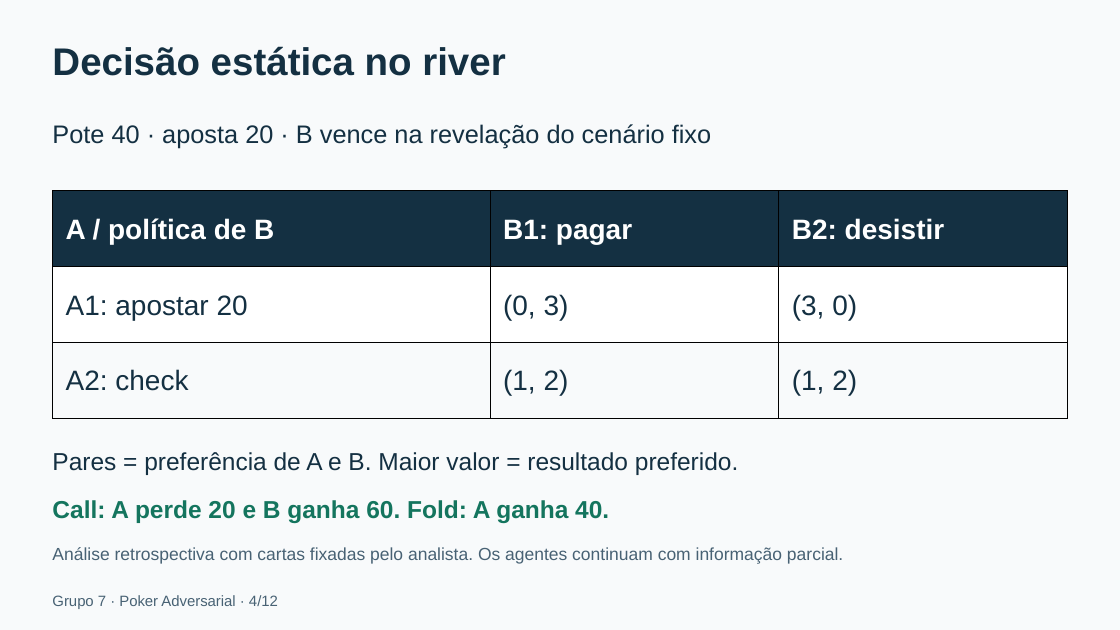
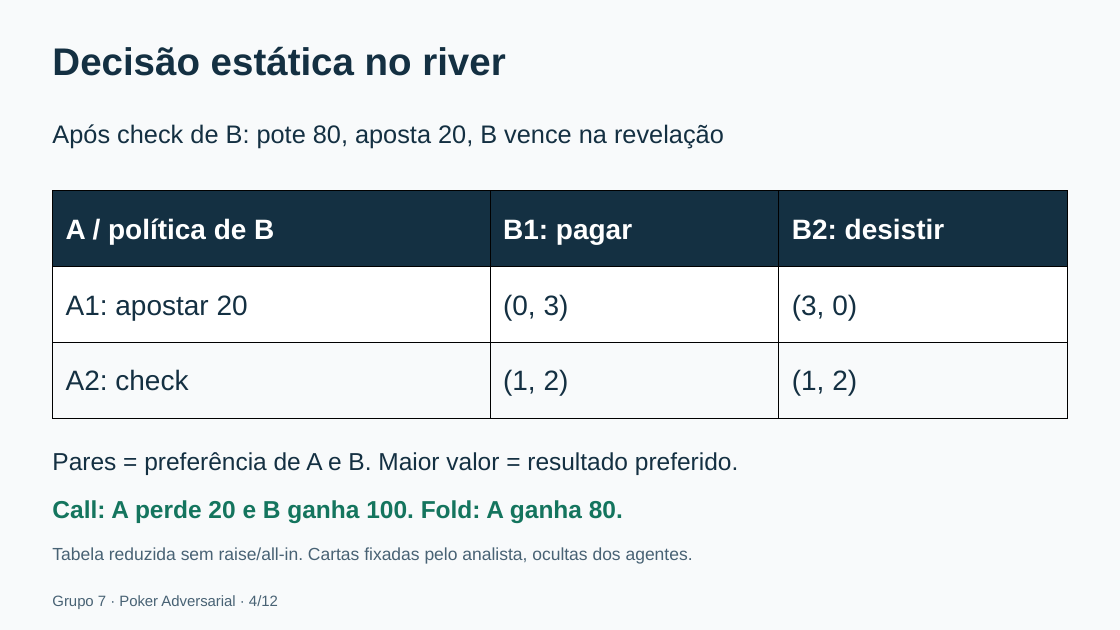
Before and after one commit to rafaelbtorres/Trabalho-1-Analise-de-Sistema-Adversarial, a slide deck: slide 4 of apresentacao/slides.pptx. Drawn at 1120x630 pixels with LibreOffice and Linux fonts; fonts in the diff are those of the drawing. Boxes give left, top, right and bottom in pixels: in the first picture for what was removed or moved away, otherwise in the second. Text is boxed around its words. In the diff, an @@ line names an element or a change of style, - is before the commit and + after.

Commit message:
docs: inclui pré-flop, raise e all-in na análise de poker

```diff
--- a/apresentacao/slides.pptx
+++ b/apresentacao/slides.pptx
@@ text at bbox=[52, 124, 724, 149]: text changed @@
-Pote 40 · aposta 20 · B vence na revelação do cenário fixo
+Após check de B: pote 80, aposta 20, B vence na revelação
@@ text at bbox=[52, 500, 623, 523]: text changed @@
-Call: A perde 20 e B ganha 60. Fold: A ganha 40.
+Call: A perde 20 e B ganha 100. Fold: A ganha 80.
@@ text at bbox=[52, 547, 693, 564]: text changed @@
-Análise retrospectiva com cartas fixadas pelo analista. Os agentes continuam com informação parcial.
+Tabela reduzida sem raise/all-in. Cartas fixadas pelo analista, ocultas dos agentes.
```
Also in this commit, not shown: 5 other slides changed, 16 other files.
